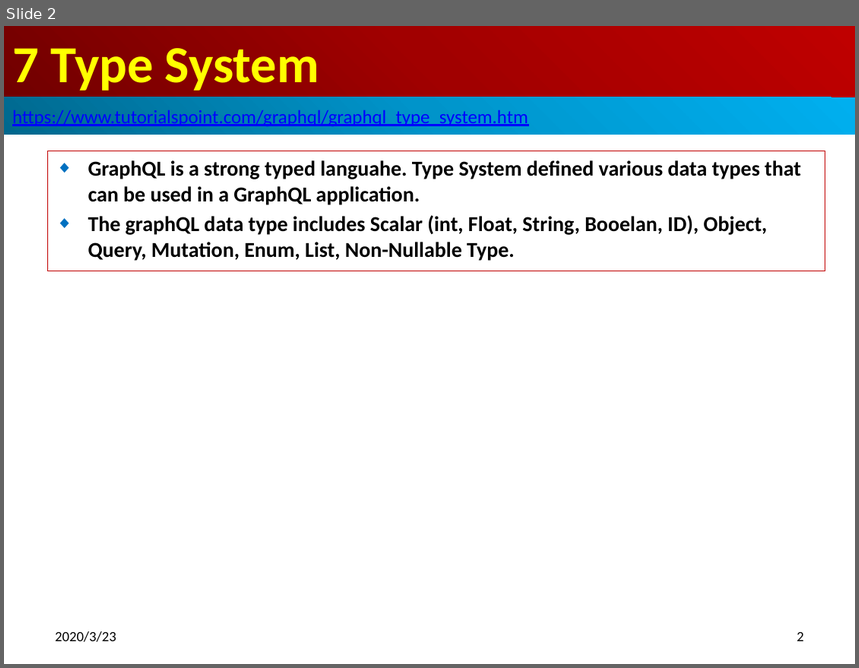
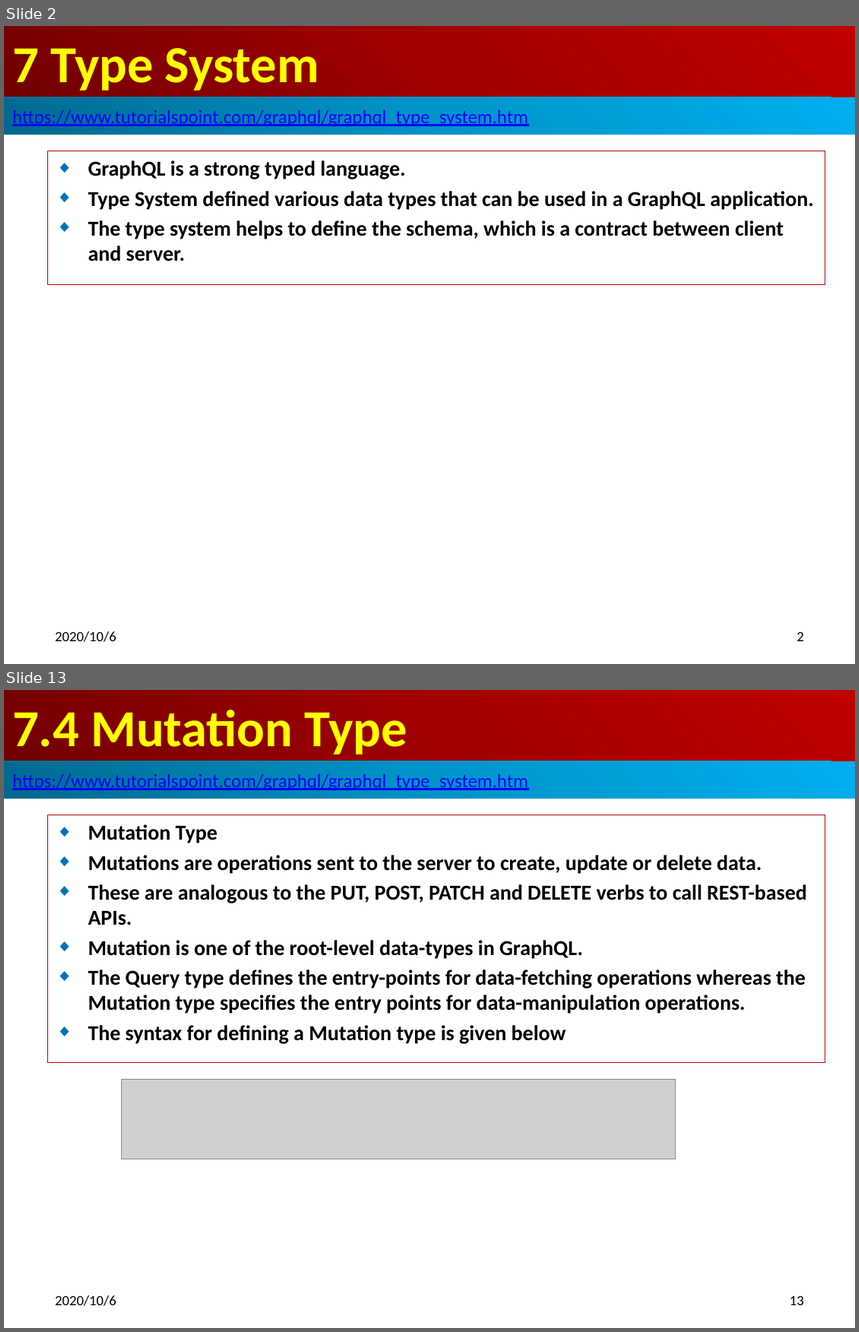
Before and after one commit to peterhchen/700_GraphQL, a slide deck: 07_TypeSystem.pptx. Shown one above the other, each under a label of ours: slide 2 before the commit, slides 2 and 13 after it; the slides between them are not shown. The pictures are 859x668 and 859x1332 pixels, drawn with LibreOffice and Linux fonts; fonts in the diff are those of the drawing; grey boxes stand for pictures. Boxes give left, top, right and bottom in pixels: in the first picture for what was removed or moved away, otherwise in the second. Text is boxed around its words. In the diff, an @@ line names an element or a change of style, - is before the commit and + after.

```diff
--- a/07_TypeSystem.pptx
+++ b/07_TypeSystem.pptx
@@ slide 13 added at (4,690,855,1328), background #FFFFFF @@
@@ title added at (4,690,855,761), fill gradient #720000 to #A20000 to #C00000, 44 pt, text #FFFF00, bold @@
+7.4 Mutation Type
@@ rectangle added at (4,761,855,799), fill gradient #00688E to #0094CA to #00B0F0, 16 pt, text #0000FF, underline @@
+https://www.tutorialspoint.com/graphql/graphql_type_system.htm
@@ subtitle added at (47,815,825,1063), outline #C00000 0.75 pt, 18 pt, text #000000, bold @@
+◆ Mutation Type
+◆ Mutations are operations sent to the server to create, update or delete data.
+◆ These are analogous to the PUT, POST, PATCH and DELETE verbs to call REST-based APIs.
+◆ Mutation is one of the root-level data-types in GraphQL.
+◆ The Query type defines the entry-points for data-fetching operations whereas the Mutation type specifies the entry points for data-manipulation operations.
+◆ The syntax for defining a Mutation type is given below
@@ picture added at (122,1080,676,1160) @@
@@ text added at (55,1296,116,1306), 12 pt, text #000000 @@
+2020/10/6
@@ page number added at (790,1296,804,1306), 12 pt, text #000000 @@
+13
@@ slide 2 changed as well @@
@@ subtitle "GraphQL is a strong typed ...": place and size @@
-subtitle "GraphQL is a strong typed ..." at (47,151,825,272)
+subtitle "GraphQL is a strong typed ..." at (47,151,825,284)
@@ subtitle at (88,161,814,262): text changed @@
-◆ GraphQL is a strong typed languahe. Type System defined various data types that can be used in a GraphQL application.
-◆ The graphQL data type includes Scalar (int, Float, String, Booelan, ID), Object, Query, Mutation, Enum, List, Non-Nullable Type.
+◆ GraphQL is a strong typed language.
+◆ Type System defined various data types that can be used in a GraphQL application.
+◆ The type system helps to define the schema, which is a contract between client and server.
@@ text at (55,632,116,642): text changed @@
-2020/3/23
+2020/10/6
```
Also in this commit, not shown: 2 other slides changed, 17 other slides added.
